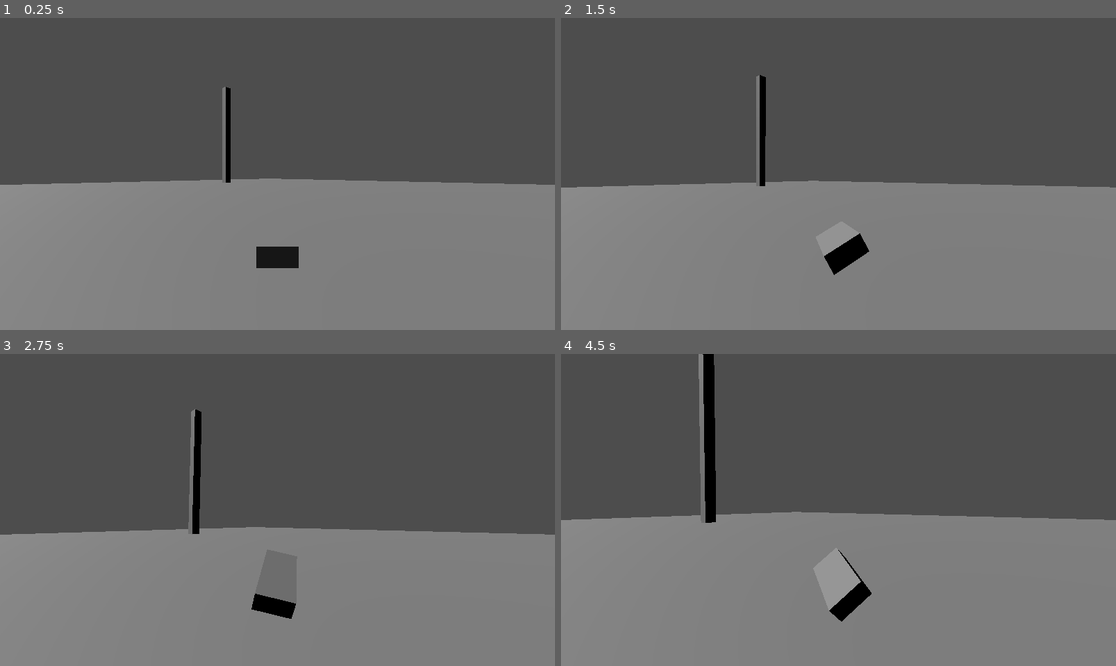
Above: before the commit, frames 1-4 (two rows, left to right).
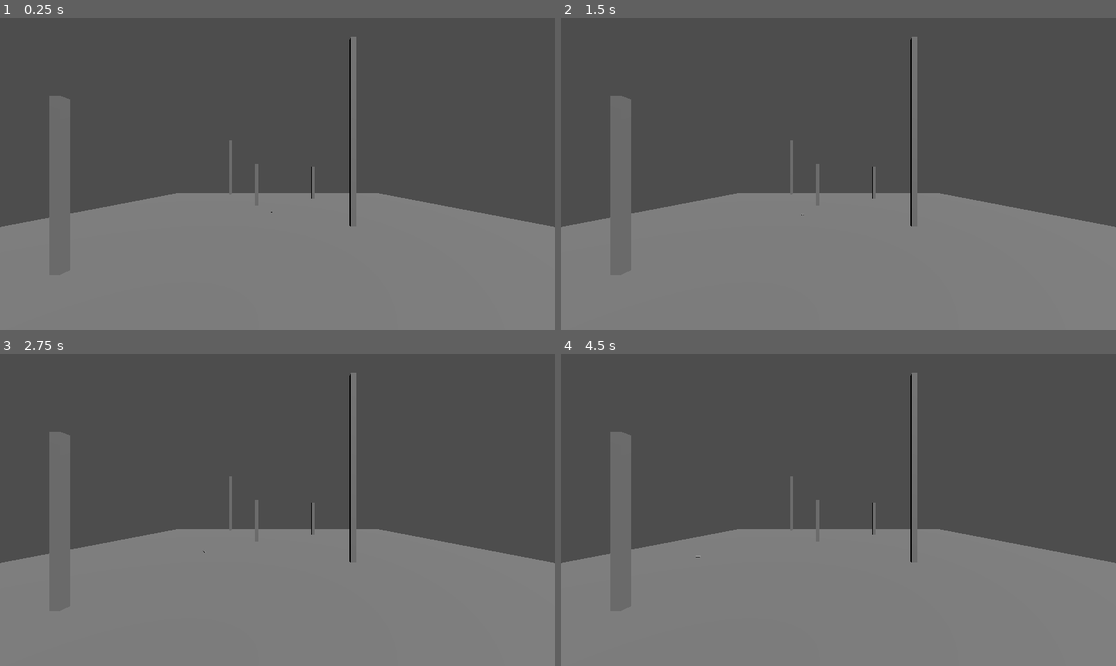
Above: after the commit, the same moments.

Repository: DnumdeYevoc/Plane-Game
Game: Godot game, scene res://game.tscn
Two runs of this game, one before a commit and one after it. Both use one fixed random seed, a clock stepped at 60 frames per second and the inputs below.
Inputs (mouse positions are in pixels of both pictures, inside the frame that each line leads up to):
- Up to frame 1 (0.25 s): no input
- Up to frame 2 (1.5 s): move the mouse to (960, 158) at 0.52 s; move the mouse to (727, 189) at 1.27 s
- Up to frame 3 (2.75 s): move the mouse to (333, 441) at 2.02 s
- Up to frame 4 (4.5 s): move the mouse to (810, 572) at 2.77 s; move the mouse to (1005, 556) at 3.52 s; move the mouse to (672, 463) at 4.27 s

The runs differ from the first frame. In frame 1, 10% of the frame differs, in the area x 0-100%, y 6-83%; in frame 2, 9.9%; in frame 3, 6.8%; in frame 4, 13%, in the area x 0-100%, y 0-86%.

Commit message:
Started trying to fix loop de loop issue

Diff:
--- a/finalproject/game.tscn
+++ b/finalproject/game.tscn
@@ -11,8 +11,8 @@
 [node name="Game" type="Node"]
 
 [node name="Plane" parent="." instance=ExtResource("1_80nbo")]
-transform = Transform3D(-0.680606, 0, 0.73265, 0, 1, 0, -0.73265, 0, -0.680606, 0, 4.74835, 0)
-yaw_speed = 20.0
+transform = Transform3D(-0.680606, 0, 0.73265, 0, 1, 0, -0.73265, 0, -0.680606, 0, 0.104086, 0)
+yaw_speed = 60.0
 max_yaw = 30
 max_pitch = 45
 
@@ -48,3 +48,7 @@
 
 [node name="DirectionalLight3D" type="DirectionalLight3D" parent="Test Environment"]
 transform = Transform3D(0.146447, -0.853553, 0.5, 0.5, 0.5, 0.707107, -0.853553, 0.146447, 0.5, 0, 16.6403, 0)
+
+[node name="Camera3D" type="Camera3D" parent="."]
+transform = Transform3D(1, 0, 0, 0, 1, 0, 0, 0, 1, 0, 28.659, 155.603)
+current = true
--- a/finalproject/plane.gd
+++ b/finalproject/plane.gd
@@ -1,7 +1,7 @@
-extends Camera3D
+extends Node3D
 
 #speed
-@export var speed := 10.0
+@export var speed := 20.0
 @export var turbo := 2.0
 @export var turbo_time := 5.0
 #yaw
@@ -10,32 +10,46 @@
 #roll
 @export var max_roll := 70
 #pitch
-@export var pitch_speed := 10.0
+@export var pitch_speed := 50.0
 @export var max_pitch := 30
 
-@onready var model = $Model
+@onready var model = $Camera3D/Model
+@onready var camera = $Camera3D
 @onready var screen_center = get_viewport().size/2.0
+var sign = -1
 func _ready():
+	#fix this
 	get_tree().root.size_changed.connect(_on_viewport_size_changed)
+
 func _on_viewport_size_changed():
 	screen_center = get_viewport().size/2.0
+
 func _process(delta: float) -> void:
 	#move
-	global_position -= transform.basis.z * delta * speed
+
+	#FIX THIS FOR LOOP DE LOOPS
+	var d = -transform.basis.z * delta * speed
 
 	#need to figure out why loop de loops arent working
 	#possibly add sideways flips too
 	#adjust export variables
-	#add clamp on mouse pos?
-	#pitch
+
 	var rel_mouse_pos = (screen_center - get_viewport().get_mouse_position())/screen_center
 	rel_mouse_pos.x = clamp(rel_mouse_pos.x, -1,1)
 	rel_mouse_pos.y = clamp(rel_mouse_pos.y, -1,1)
+
+	#rotate
+	#pitch
+
 	rotation_degrees.x += rel_mouse_pos.y *delta * pitch_speed
-	model.rotation_degrees.x = lerp(0, max_pitch, abs(rel_mouse_pos.y))* sign(rel_mouse_pos.y)
 
+	model.rotation_degrees.x = lerp(0, max_pitch, rel_mouse_pos.y)
 	#yaw
-	rotation_degrees.y += rel_mouse_pos.x *delta * yaw_speed
-	model.rotation_degrees.y = lerp(0, max_yaw, abs(rel_mouse_pos.x))* sign(rel_mouse_pos.x)
+	rotation_degrees.y +=rel_mouse_pos.x *delta * yaw_speed
+
+	model.rotation_degrees.y = lerp(0, max_yaw, rel_mouse_pos.x)
 	#roll
-	model.rotation_degrees.z = lerp(0, max_roll, abs(rel_mouse_pos.x))* sign(rel_mouse_pos.x)
+	model.rotation_degrees.z = lerp(0, max_roll, rel_mouse_pos.x)
+
+	#update pos
+	global_position += d
--- a/finalproject/plane.tscn
+++ b/finalproject/plane.tscn
@@ -5,9 +5,14 @@
 [sub_resource type="BoxMesh" id="BoxMesh_r8t2q"]
 size = Vector3(1, 0.5, 2)
 
-[node name="Plane" type="Camera3D"]
+[node name="Plane" type="Node3D"]
 script = ExtResource("1_s46f0")
+yaw_speed = 20.0
 
-[node name="Model" type="MeshInstance3D" parent="."]
+[node name="Camera3D" type="Camera3D" parent="."]
+transform = Transform3D(1, 0, 0, 0, 1, 0, 0, 0, 1, 0, 2.03278, 5.74296)
+
+[node name="Model" type="MeshInstance3D" parent="Camera3D"]
 transform = Transform3D(1, 0, 0, 0, 1, 0, 0, 0, 1, 0, -1.96982, -5.79933)
 mesh = SubResource("BoxMesh_r8t2q")
+skeleton = NodePath("../..")
